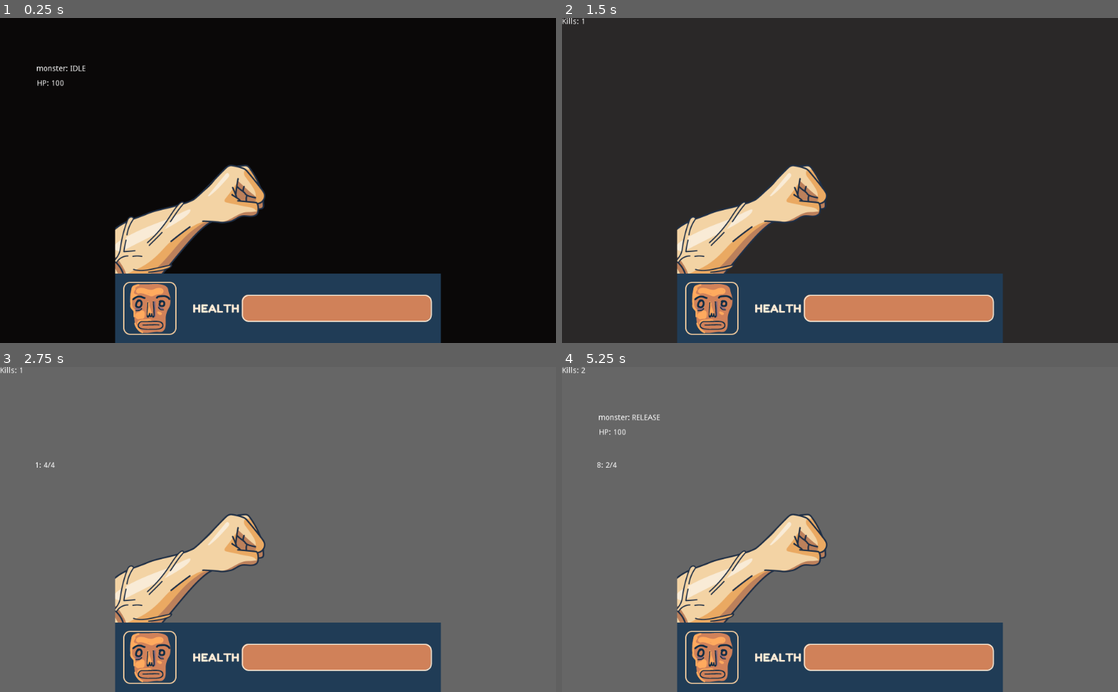
Above: before the commit, frames 1-4 (two rows, left to right).
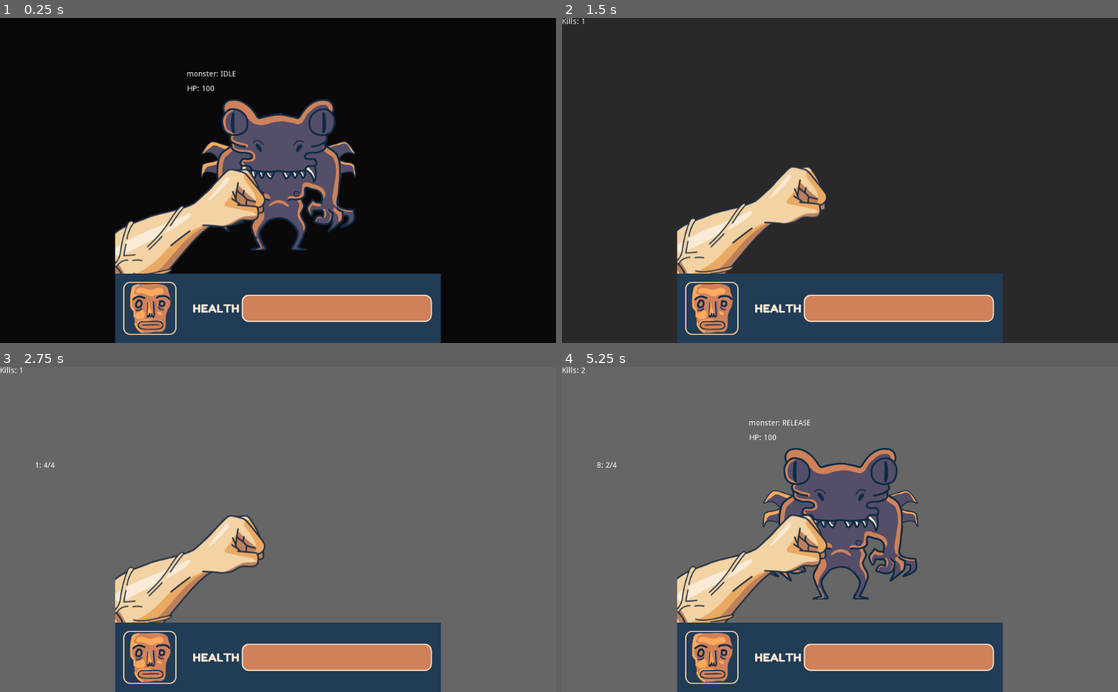
Above: after the commit, the same moments.

Repository: blackmambastudio/mocho
Game: Godot game, scene res://Game.tscn
Same seed, same stepped clock (60 frames per second), same inputs: the game is played once before the commit and once after it.
Inputs (mouse positions are in pixels of both pictures, inside the frame that each line leads up to):
- Up to frame 1 (0.25 s): no input
- Up to frame 2 (1.5 s): click (840, 180) at 0.67 s; move the mouse to (728, 196) at 1.27 s; click (728, 196) at 1.42 s
- Up to frame 3 (2.75 s): move the mouse to (333, 458) at 2.02 s; click (333, 458) at 2.17 s
- Up to frame 4 (5.25 s): move the mouse to (812, 594) at 2.77 s; click (812, 594) at 2.92 s; move the mouse to (1006, 578) at 3.52 s; click (1006, 578) at 3.67 s; move the mouse to (673, 480) at 4.27 s; click (673, 480) at 4.42 s; move the mouse to (867, 529) at 5.02 s; click (867, 529) at 5.17 s

The runs differ from the first frame. In frame 1, 9.5% of the frame differs, in the area x 6-65%, y 14-79%; in frame 2, 1.3%; in frame 3, 1.4%; in frame 4, 4.4%.

Commit message:
Added monster spritesheet and set up its display

Diff:
--- a/Game.tscn
+++ b/Game.tscn
@@ -26,8 +26,10 @@
 color = Color( 0.0392157, 0.0313726, 0.0313726, 1 )
 
 [node name="Dungeon" type="Control" parent="."]
-margin_right = 40.0
-margin_bottom = 40.0
+margin_left = 212.0
+margin_right = 812.0
+margin_bottom = 472.0
+mouse_filter = 2
 script = ExtResource( 2 )
 
 [node name="Mocho" parent="." instance=ExtResource( 3 )]
--- a/Mocho.gd
+++ b/Mocho.gd
@@ -4,6 +4,7 @@
 	match self.current_status:
 		STATUS.RELEASE, STATUS.STUNNED:
 			$Sprite.set_frame(0)
+			$AnimationPlayer.play("Idle")
 		STATUS.TO_HIT:
 			$Sprite.set_frame(3)
 		STATUS.HIT:
@@ -11,6 +12,7 @@
 		STATUS.BLOCK:
 			$Sprite.set_frame(1)
 		STATUS.TO_BLOCK:
+			$AnimationPlayer.stop()
 			$Sprite.set_frame(2)
 		STATUS.DODGE:
 			pass
--- a/Mocho.tscn
+++ b/Mocho.tscn
@@ -36,8 +36,7 @@
 "values": [ Color( 1, 1, 1, 0 ), Color( 1, 1, 1, 0.0823529 ), Color( 1, 1, 1, 0 ) ]
 }
 
-[sub_resource type="Animation" id=1]
-resource_name = "GetHit"
+[sub_resource type="Animation" id=3]
 length = 0.6
 tracks/0/type = "value"
 tracks/0/path = NodePath("Sprite:position")
@@ -64,7 +63,24 @@
 "values": [ Color( 1, 1, 1, 0 ), Color( 1, 1, 1, 0.294118 ), Color( 1, 1, 1, 0 ) ]
 }
 
-[node name="Mocho" index="0" instance=ExtResource( 1 )]
+[sub_resource type="Animation" id=4]
+resource_name = "Idle"
+length = 0.8
+loop = true
+tracks/0/type = "value"
+tracks/0/path = NodePath("Sprite:position")
+tracks/0/interp = 1
+tracks/0/loop_wrap = true
+tracks/0/imported = false
+tracks/0/enabled = true
+tracks/0/keys = {
+"times": PoolRealArray( 0, 0.2, 0.4, 0.6 ),
+"transitions": PoolRealArray( 2, 1, 1, 1 ),
+"update": 0,
+"values": [ Vector2( 0, 0 ), Vector2( 0, 10 ), Vector2( 0, 0 ), Vector2( 0, 5 ) ]
+}
+
+[node name="Mocho" instance=ExtResource( 1 )]
 margin_left = 0.0
 margin_top = 0.0
 margin_right = 600.0
@@ -97,8 +113,10 @@
 }
 
 [node name="AnimationPlayer" type="AnimationPlayer" parent="." index="4"]
-anims/BlockHit = SubResource( 3 )
-anims/GetHit = SubResource( 1 )
+autoplay = "Idle"
+anims/BlockHit = SubResource( 2 )
+anims/GetHit = SubResource( 3 )
+anims/Idle = SubResource( 4 )
 
 [node name="ColorRect" type="ColorRect" parent="." index="5"]
 self_modulate = Color( 1, 1, 1, 0 )
--- a/Monster.tscn
+++ b/Monster.tscn
@@ -1,8 +1,23 @@
-[gd_scene load_steps=3 format=2]
+[gd_scene load_steps=4 format=2]
 
 [ext_resource path="res://Fighter.tscn" type="PackedScene" id=1]
 [ext_resource path="res://Monster.gd" type="Script" id=2]
+[ext_resource path="res://Assets/alien-01.png" type="Texture" id=3]
 
-[node name="Monster" instance=ExtResource( 1 )]
+[node name="Monster" index="0" instance=ExtResource( 1 )]
+anchor_left = 0.5
+anchor_top = 0.5
+anchor_right = 0.5
+anchor_bottom = 0.5
+margin_left = -187.0
+margin_top = -236.0
+margin_right = 188.0
+margin_bottom = 129.0
+mouse_filter = 2
 script = ExtResource( 2 )
 id = "monster"
+
+[node name="Sprite" type="Sprite" parent="." index="2"]
+texture = ExtResource( 3 )
+centered = false
+hframes = 4
Binary file added: Assets/alien-01.png
Not shown, added: Assets/alien-01.png.import
Not shown: 2 places in Mocho.tscn that only renumber resources
